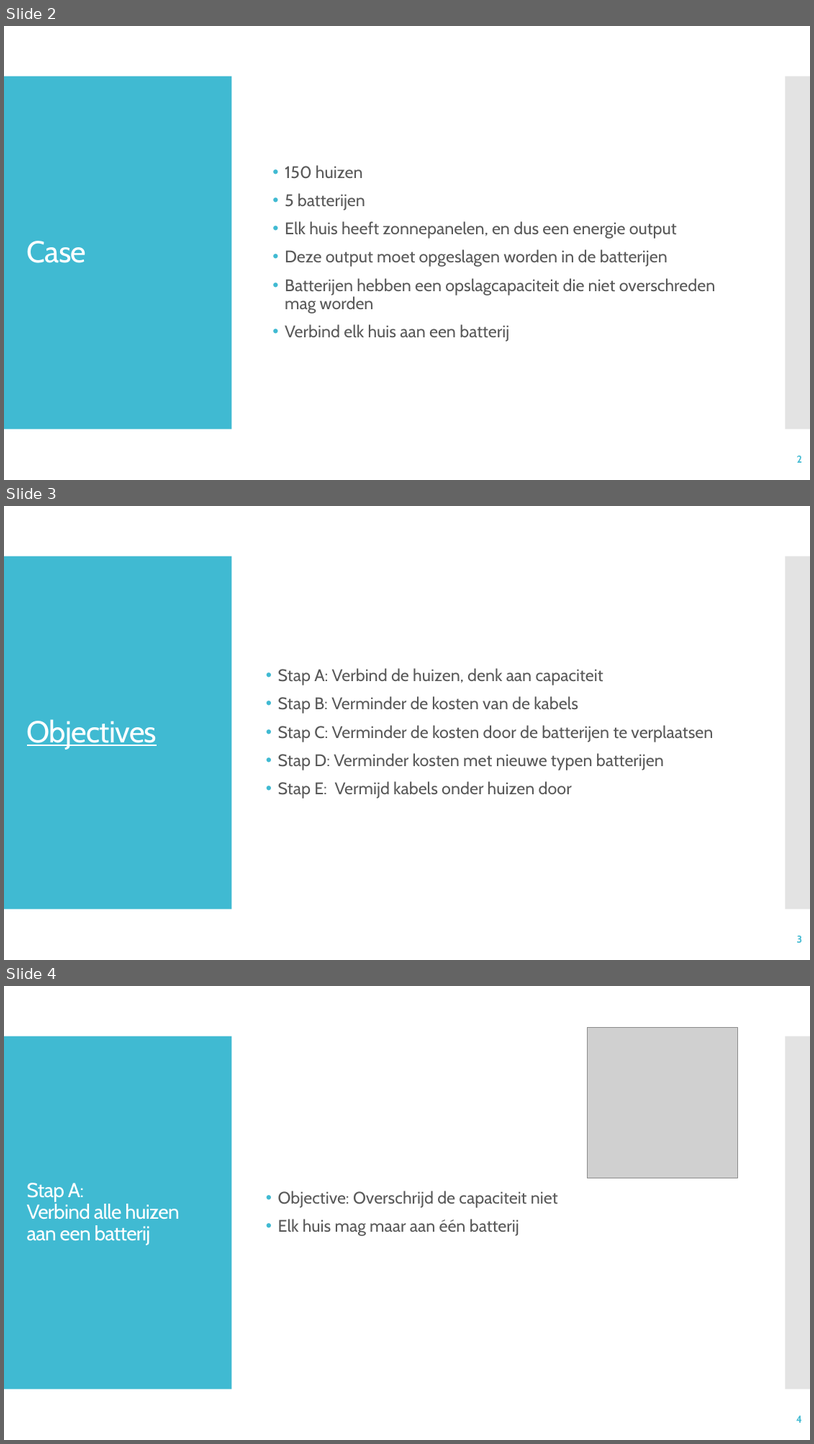
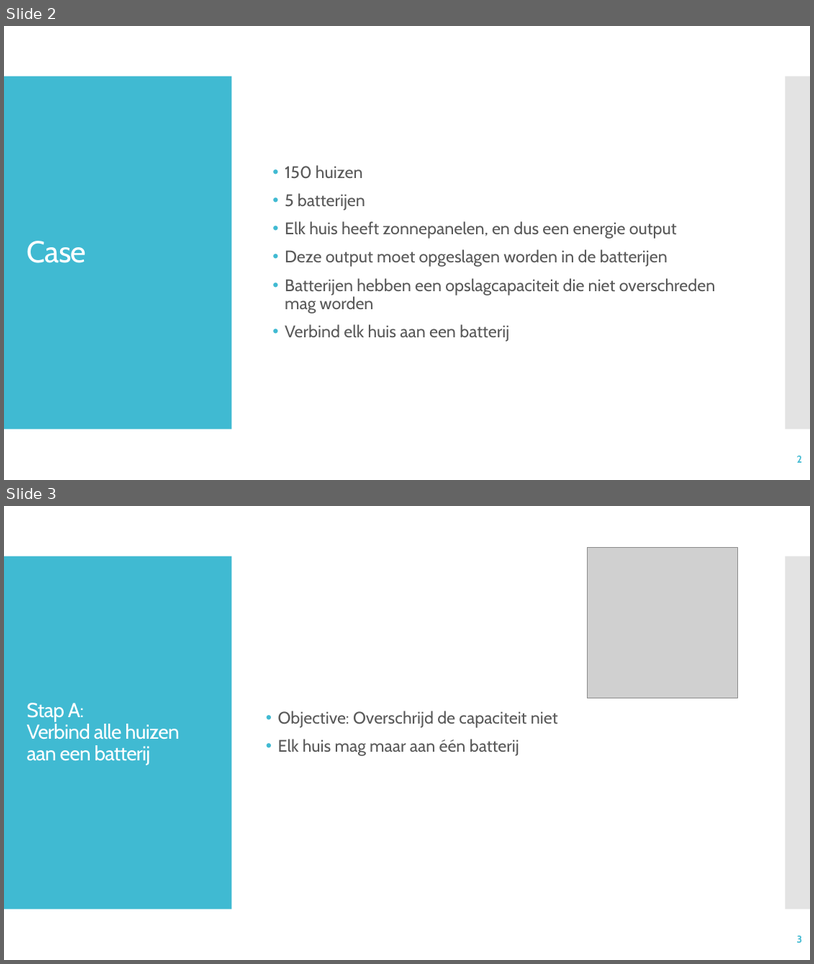
Before and after one commit to DaanMol/blauw.smartgrid, a slide deck: Presentation/powerpoints/The presentation to end all presentations.pptx. Shown one above the other, each under a label of ours: slides 2, 3 and 4 before the commit, slides 2 and 3 after it. The pictures are 814x1444 and 814x964 pixels, drawn with LibreOffice and Linux fonts; fonts in the diff are those of the drawing; grey boxes stand for pictures; background and template pictures are left out. Boxes give left, top, right and bottom in pixels: in the first picture for what was removed or moved away, otherwise in the second. Text is boxed around its words. In the diff, an @@ line names an element or a change of style, - is before the commit and + after.

```diff
--- a/Presentation/powerpoints/The presentation to end all presentations.pptx
+++ b/Presentation/powerpoints/The presentation to end all presentations.pptx
@@ slide 3 removed at [4, 506, 810, 960], background #FFFFFF; not listed: 2 template elements that a slide beside it also shows @@
@@ text removed at [278, 668, 713, 798] @@
-• Stap A: Verbind de huizen, denk aan capaciteit
-• Stap B: Verminder de kosten van de kabels
-• Stap C: Verminder de kosten door de batterijen te verplaatsen
-• Stap D: Verminder kosten met nieuwe typen batterijen
-• Stap E: Vermijd kabels onder huizen door
@@ title removed at [27, 719, 157, 749] @@
-Objectives
@@ page number removed at [797, 935, 803, 942] @@
-3
@@ what was slide 4 is now slide 3 @@
@@ page number at [797, 935, 803, 942]: text changed @@
-4
+3
```
Also in this commit, not shown: 6 slides changed, 2 slides added, 3 other slides removed.
